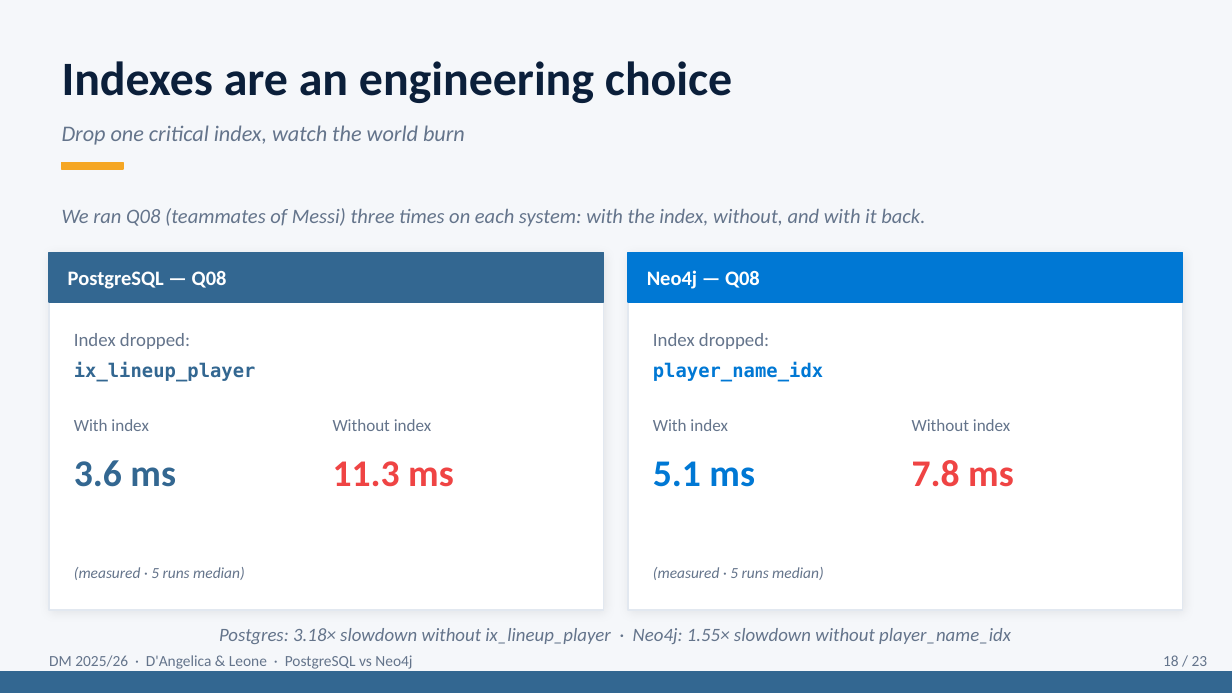
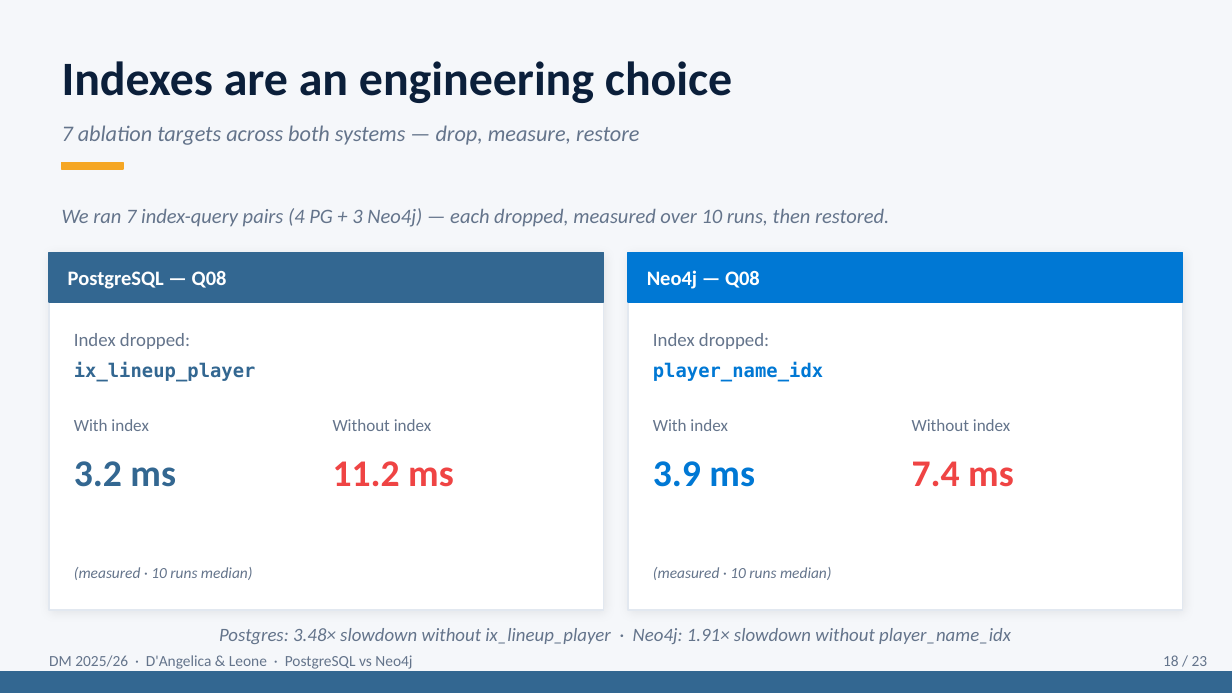
Before and after one commit to g1up3/DM-Project-2026, a slide deck: slide 18 of Presentation_DM_DAngelica_Leone.pptx. Drawn at 1232x693 pixels with LibreOffice and Linux fonts; fonts in the diff are those of the drawing. Boxes give left, top, right and bottom in pixels: in the first picture for what was removed or moved away, otherwise in the second. Text is boxed around its words. In the diff, an @@ line names an element or a change of style, - is before the commit and + after.

```diff
--- a/Presentation_DM_DAngelica_Leone.pptx
+++ b/Presentation_DM_DAngelica_Leone.pptx
@@ text at [62, 125, 639, 145]: text changed @@
-Drop one critical index, watch the world burn
+7 ablation targets across both systems — drop, measure, restore
@@ text at [62, 208, 889, 227]: text changed @@
-We ran Q08 (teammates of Messi) three times on each system: with the index, without, and with it back.
+We ran 7 index-query pairs (4 PG + 3 Neo4j) — each dropped, measured over 10 runs, then restored.
@@ text at [74, 461, 176, 487]: text changed @@
-3.6 ms
+3.2 ms
@@ text at [333, 461, 454, 487]: text changed @@
-11.3 ms
+11.2 ms
@@ text at [653, 461, 755, 487]: text changed @@
-5.1 ms
+3.9 ms
@@ text at [912, 461, 1014, 487]: text changed @@
-7.8 ms
+7.4 ms
@@ text at [74, 567, 253, 580]: text changed @@
-(measured · 5 runs median)
+(measured · 10 runs median)
@@ text at [653, 567, 832, 580]: text changed @@
-(measured · 5 runs median)
+(measured · 10 runs median)
@@ text at [219, 628, 1011, 644]: text changed @@
-Postgres: 3.18× slowdown without ix_lineup_player · Neo4j: 1.55× slowdown without player_name_idx
+Postgres: 3.48× slowdown without ix_lineup_player · Neo4j: 1.91× slowdown without player_name_idx
```
Also in this commit, not shown: 9 other slides changed, 9 other files.
